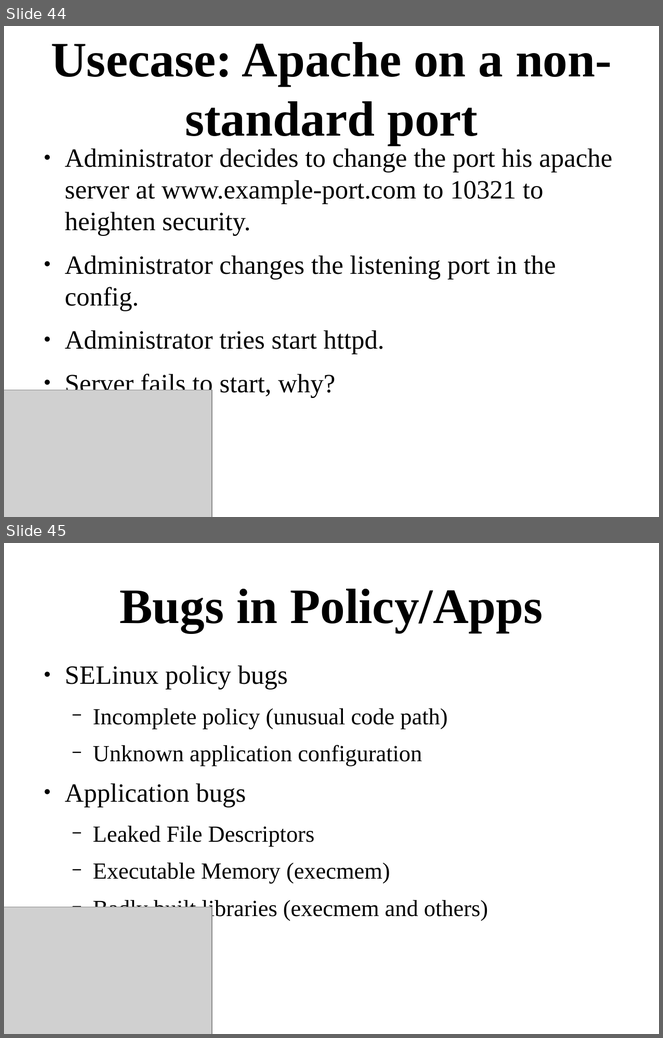
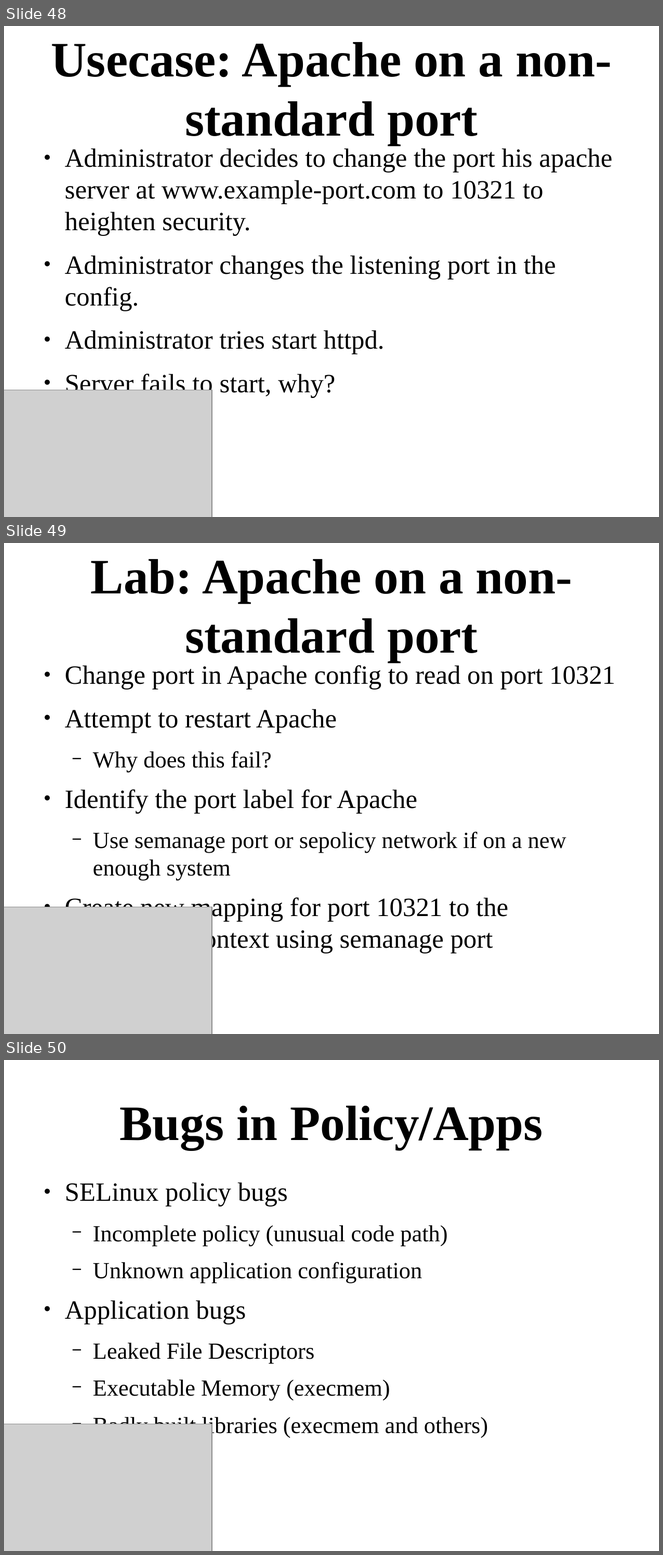
Before and after one commit to dpquigl/demystifying-selinux-part2, a slide deck: demystifying_selinux_part2_OSCON_19JUL2014.odp. Shown one above the other, each under a label of ours: slides 44 and 45 before the commit, slides 48, 49 and 50 after it. The pictures are 663x1038 and 663x1555 pixels, drawn with LibreOffice and Linux fonts; fonts in the diff are those of the drawing; grey boxes stand for pictures. Boxes give left, top, right and bottom in pixels: in the first picture for what was removed or moved away, otherwise in the second. Text is boxed around its words. In the diff, an @@ line names an element or a change of style, - is before the commit and + after.

```diff
--- a/demystifying_selinux_part2_OSCON_19JUL2014.odp
+++ b/demystifying_selinux_part2_OSCON_19JUL2014.odp
@@ slide 49 added at bbox=[4, 543, 659, 1034], background #FFFFFF @@
@@ title added at bbox=[91, 559, 572, 662], 60 pt, text #000000, bold @@
+Lab: Apache on a non-standard port
@@ text added at bbox=[65, 665, 616, 953], 32 pt, text #000000 @@
+● Change port in Apache config to read on port 10321
+● Attempt to restart Apache
+  − Why does this fail?
+● Identify the port label for Apache
+  − Use semanage port or sepolicy network if on a new enough system
+● Create new mapping for port 10321 to the appropriate context using semanage port
@@ picture added at bbox=[4, 908, 212, 1034] @@
@@ what was slide 44 is now slide 48 @@
@@ what was slide 45 is now slide 50 @@
```
Also in this commit, not shown: 5 slides changed, 4 other slides added, 2 other files.
